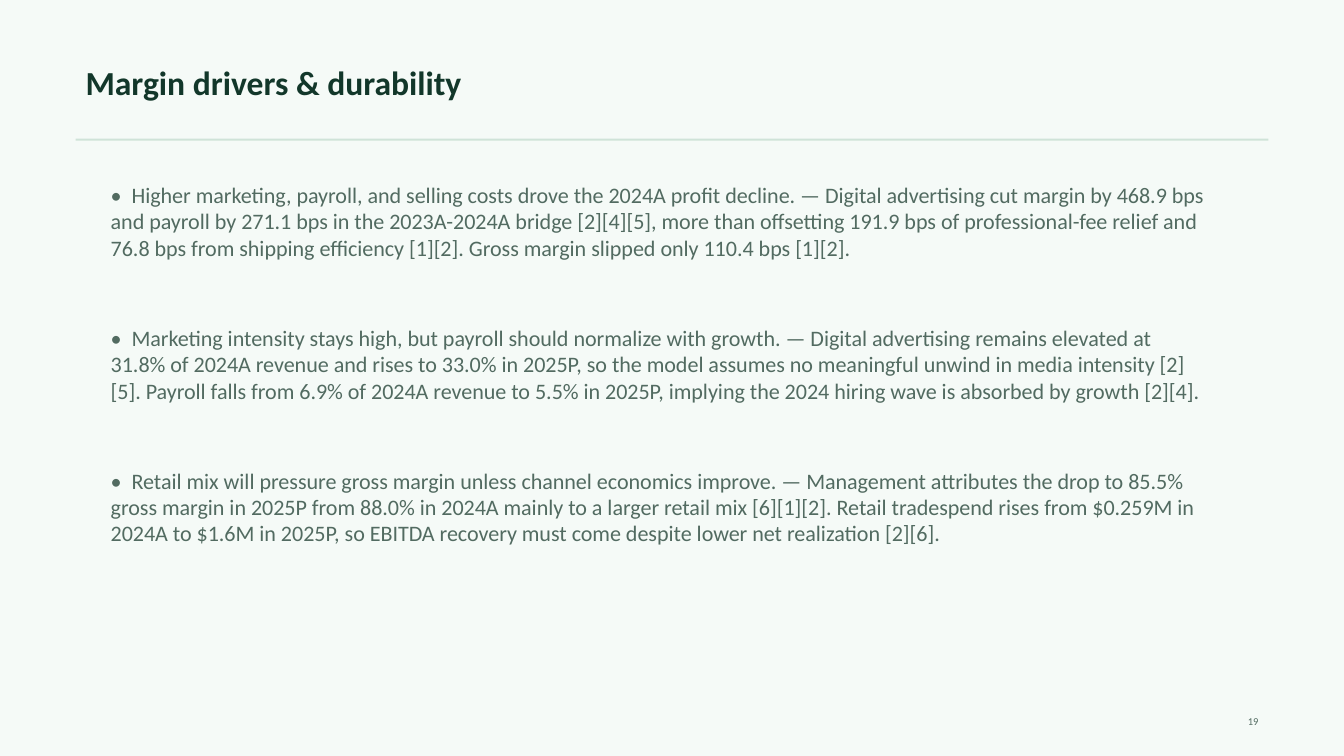
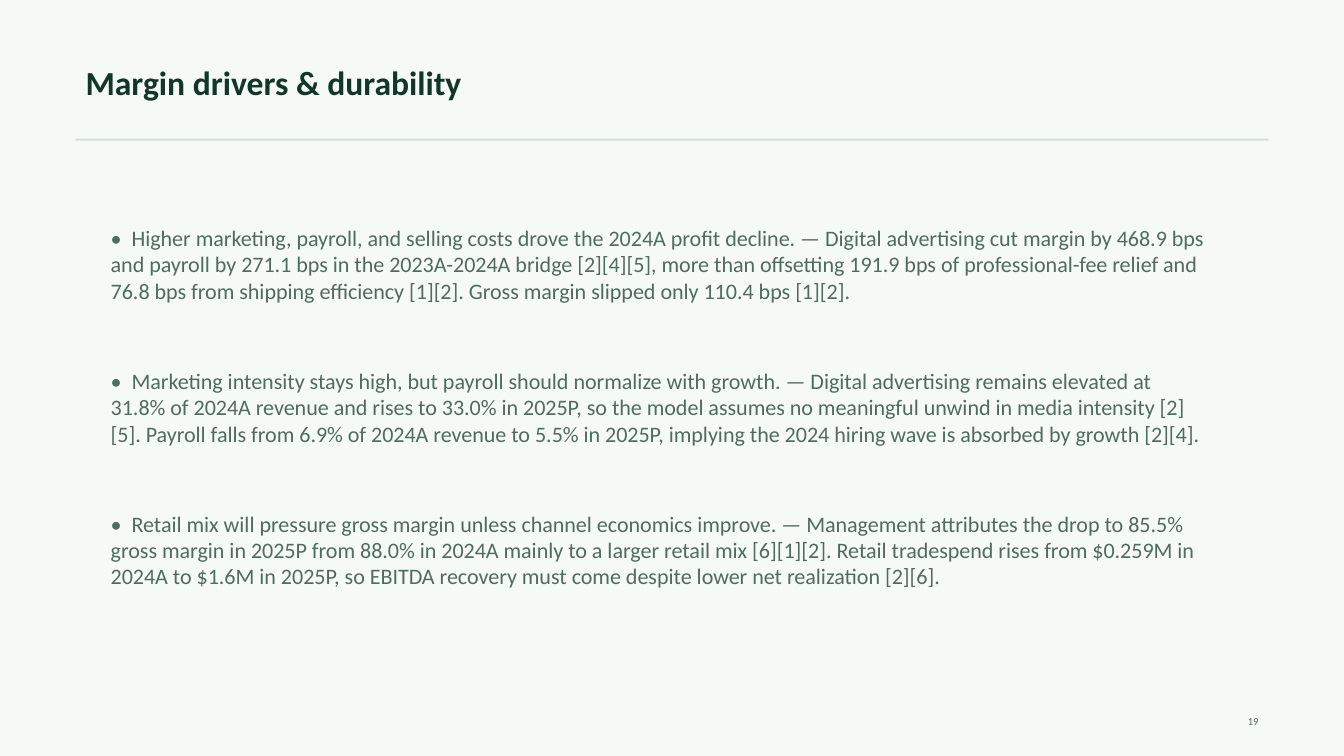
Before and after one commit to satyam-binocs/financials-ppt-poc, a slide deck: slide 19 of .codex-finalizer/phase2-candidate.pptx. Drawn at 1344x756 pixels with LibreOffice and Linux fonts; fonts in the diff are those of the drawing. Boxes give left, top, right and bottom in pixels: in the first picture for what was removed or moved away, otherwise in the second. Text is boxed around its words. In the diff, an @@ line names an element or a change of style, - is before the commit and + after.

```diff
--- a/.codex-finalizer/phase2-candidate.pptx
+++ b/.codex-finalizer/phase2-candidate.pptx
@@ text "• Higher marketing, payroll, and ...": place and size @@
-text "• Higher marketing, payroll, and ..." at (111, 187, 1204, 260)
+text "• Higher marketing, payroll, and ..." at (111, 230, 1204, 303)
@@ text "• Marketing intensity stays high, ...": place and size @@
-text "• Marketing intensity stays high, ..." at (111, 330, 1199, 403)
+text "• Marketing intensity stays high, ..." at (111, 373, 1199, 446)
@@ text "• Retail mix will pressure ...": place and size @@
-text "• Retail mix will pressure ..." at (111, 473, 1194, 545)
+text "• Retail mix will pressure ..." at (111, 516, 1194, 588)
```
Also in this commit, not shown: 22 other slides changed, 19 other files.
